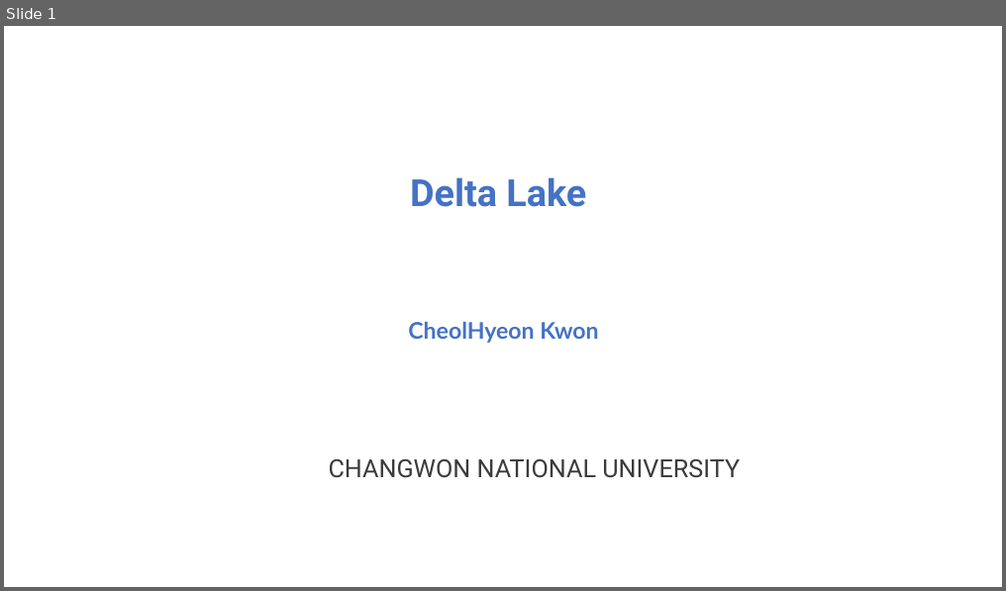
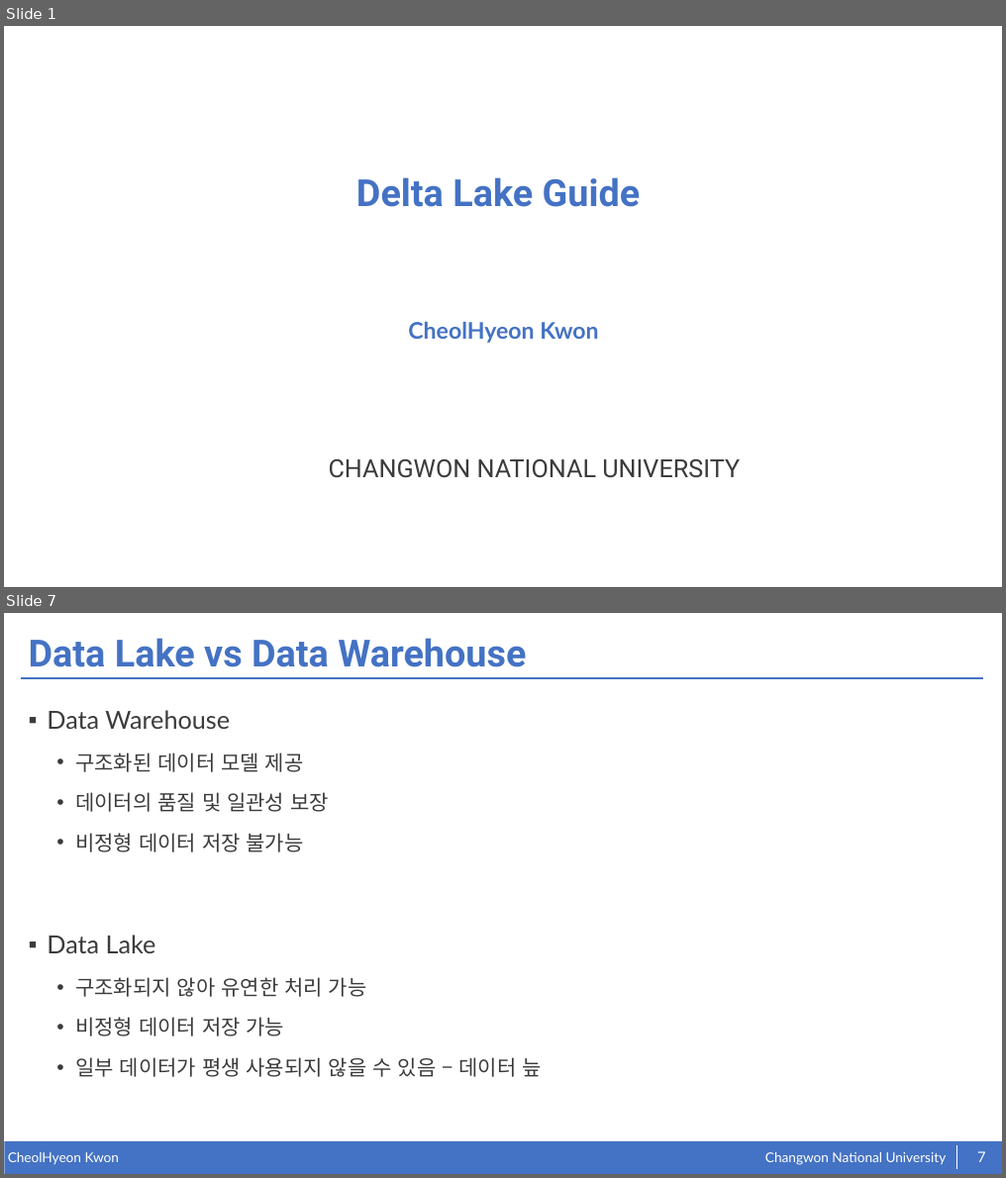
Before and after one commit to kkcchh9999/Studied_in_NOSLab, a slide deck: presentation/2022.07.06.pptx. Shown one above the other, each under a label of ours: slide 1 before the commit, slides 1 and 7 after it; the slides between them are not shown. The pictures are 1006x591 and 1006x1178 pixels, drawn with LibreOffice and Linux fonts; fonts in the diff are those of the drawing. Boxes give left, top, right and bottom in pixels: in the first picture for what was removed or moved away, otherwise in the second. Text is boxed around its words. In the diff, an @@ line names an element or a change of style, - is before the commit and + after.

```diff
--- a/presentation/2022.07.06.pptx
+++ b/presentation/2022.07.06.pptx
@@ slide 7 added at bbox=[4, 613, 1002, 1174], background #FFFFFF @@
@@ title added at bbox=[29, 638, 526, 667], 36 pt, text #4472C4, bold @@
+Data Lake vs Data Warehouse
@@ line added from (21, 678) to (983, 678), #4472C4 2 pt @@
@@ text added at bbox=[47, 710, 541, 1077], 20 pt, text #3B3B3B @@
+▪ Data Warehouse
+  • 구조화된 데이터 모델 제공
+  • 데이터의 품질 및 일관성 보장
+  • 비정형 데이터 저장 불가능
+▪ Data Lake
+  • 구조화되지 않아 유연한 처리 가능
+  • 비정형 데이터 저장 가능
+  • 일부 데이터가 평생 사용되지 않을 수 있음 – 데이터 늪
@@ rectangle added at bbox=[4, 1142, 1002, 1174], fill #4472C4 @@
@@ line added from (957, 1146) to (957, 1170), #FFFFFF 0.5 pt @@
@@ text added at bbox=[8, 1153, 119, 1165], 13 pt, text #FFFFFF @@
+CheolHyeon Kwon
@@ text added at bbox=[765, 1153, 946, 1165], 13 pt, text #FFFFFF @@
+Changwon National University
@@ page number added at bbox=[977, 1152, 986, 1162], 14 pt, text #FFFFFF @@
+7
@@ slide 1 changed as well @@
@@ text at bbox=[356, 177, 641, 207]: text changed @@
-Delta Lake
+Delta Lake Guide
```
Also in this commit, not shown: 1 other slide changed, 18 other slides added, 2 slides removed, 3 other files.
